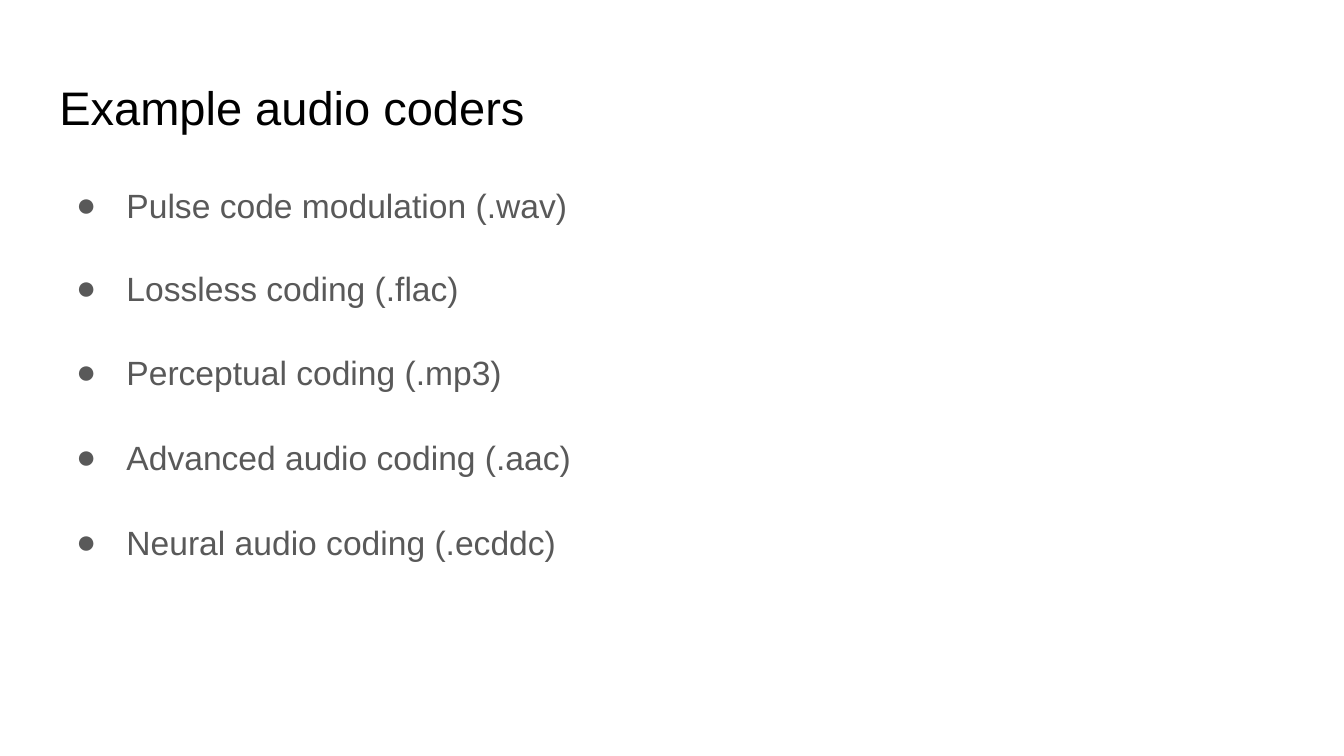
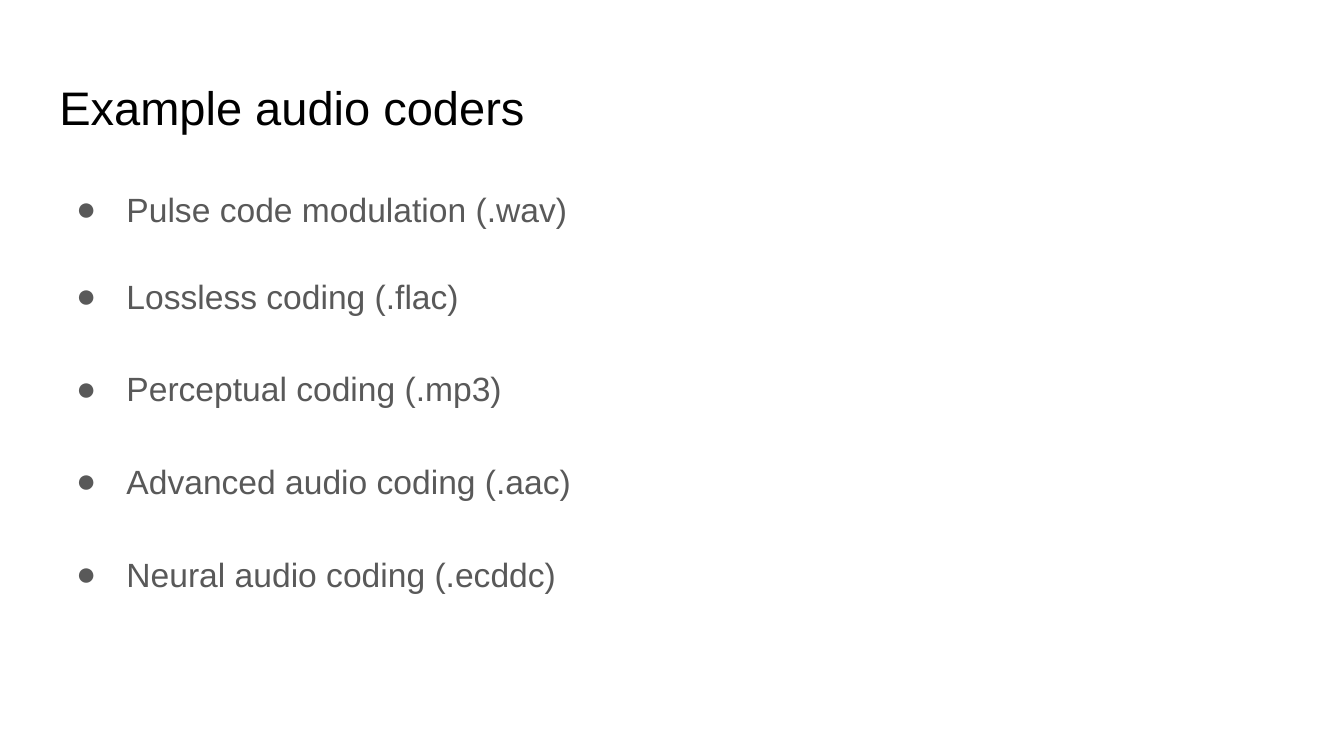
Before and after one commit to xserra/audio-coding-materials, a slide deck: slide 8 of lectures/1. Introduction to audio coding.pptx. Drawn at 1344x756 pixels with LibreOffice and Linux fonts; fonts in the diff are those of the drawing. Boxes give left, top, right and bottom in pixels: in the first picture for what was removed or moved away, otherwise in the second. Text is boxed around its words. In the diff, an @@ line names an element or a change of style, - is before the commit and + after.

```diff
--- a/lectures/1. Introduction to audio coding.pptx
+++ b/lectures/1. Introduction to audio coding.pptx
@@ text "Pulse code modulation (.wav)" at (126,197,571,593): line spacing 1.05 to 1.15 @@
```
Also in this commit, not shown: 3 other slides changed, 1 slide added, 1 other file.
